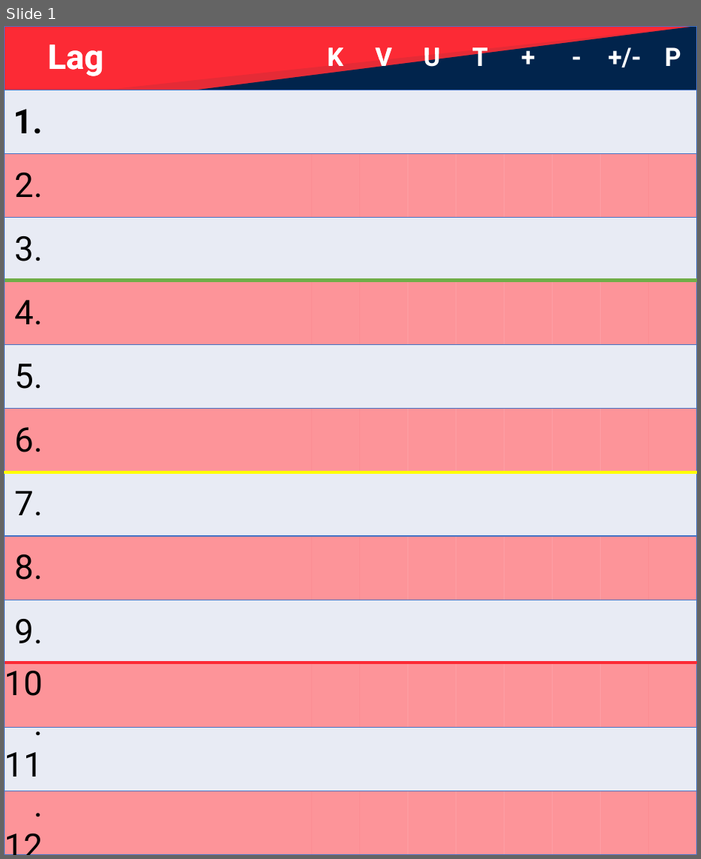
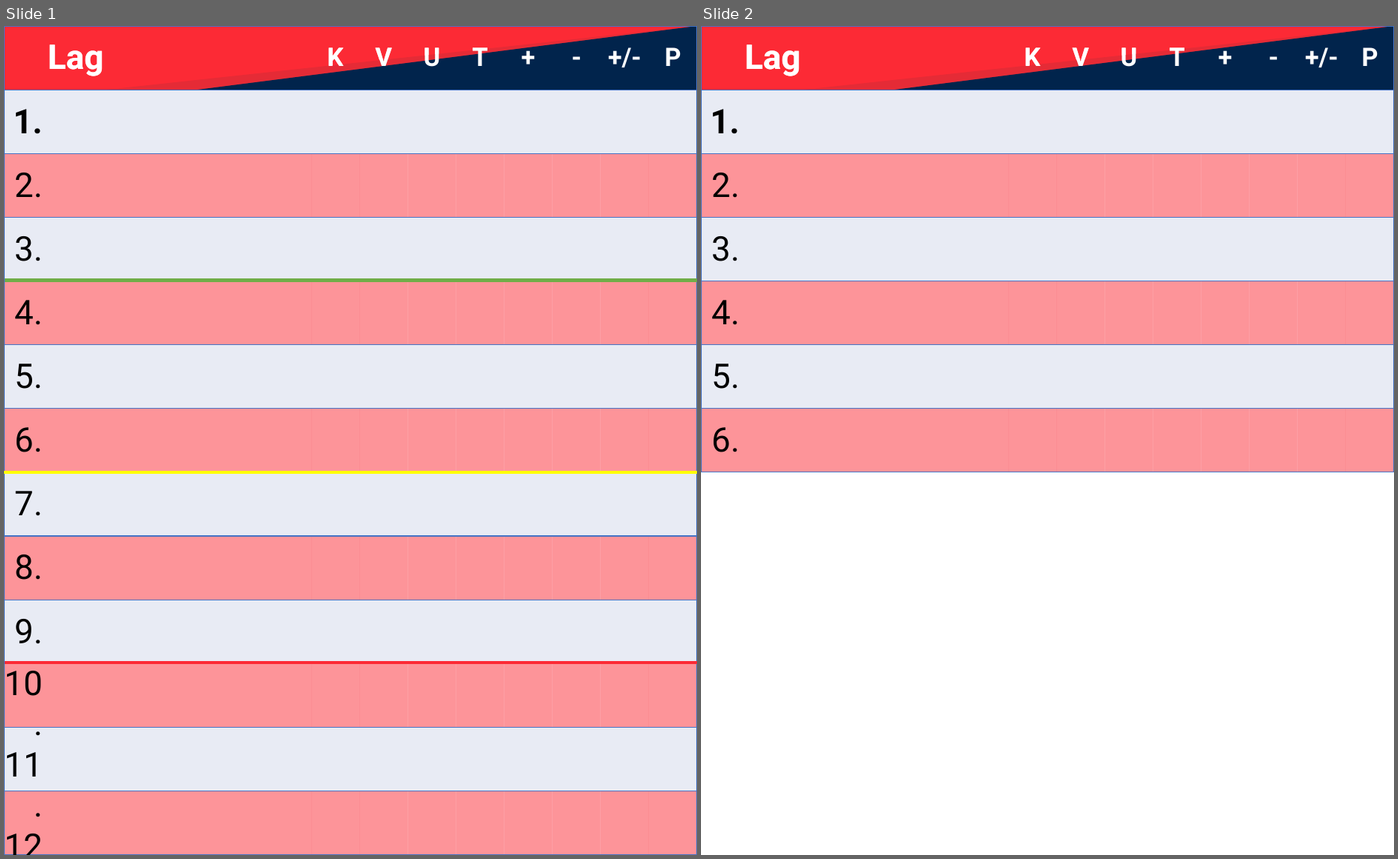
Before and after one commit to tsff1/tables, a slide deck: Scripts/Backgrounds/PPs/Bakgrunn.pptx. Shown side by side, each under a label of ours: slide 1 before the commit, slides 1 and 2 after it. The pictures are 701x859 and 1398x859 pixels, drawn with LibreOffice and Linux fonts; fonts in the diff are those of the drawing. Boxes give left, top, right and bottom in pixels: in the first picture for what was removed or moved away, otherwise in the second. Text is boxed around its words. In the diff, an @@ line names an element or a change of style, - is before the commit and + after.

```diff
--- a/Scripts/Backgrounds/PPs/Bakgrunn.pptx
+++ b/Scripts/Backgrounds/PPs/Bakgrunn.pptx
@@ slide 2 added at [701, 26, 1394, 855], background #FFFFFF @@
@@ table added at [701, 26, 1394, 471], 7 rows, 9 columns @@
+Lag | K | V | U | T | + | - | +/- | P
+ |  |  |  |  |  |  |  | 
+ |  |  |  |  |  |  |  | 
+ |  |  |  |  |  |  |  | 
+ |  |  |  |  |  |  |  | 
+ |  |  |  |  |  |  |  | 
+ |  |  |  |  |  |  |  | 
@@ table added at [701, 26, 1394, 90], 1 rows, 9 columns @@
+Lag | K | V | U | T | + | - | +/- | P
@@ right triangle added at [802, 26, 1393, 90], fill #E52B36 @@
@@ right triangle added at [893, 26, 1393, 90], fill #01244C @@
@@ table added at [701, 90, 741, 471], 6 rows, 1 columns @@
+1.
+2.
+3.
+4.
+5.
+6.
```
Also in this commit, not shown: 2 other files.
